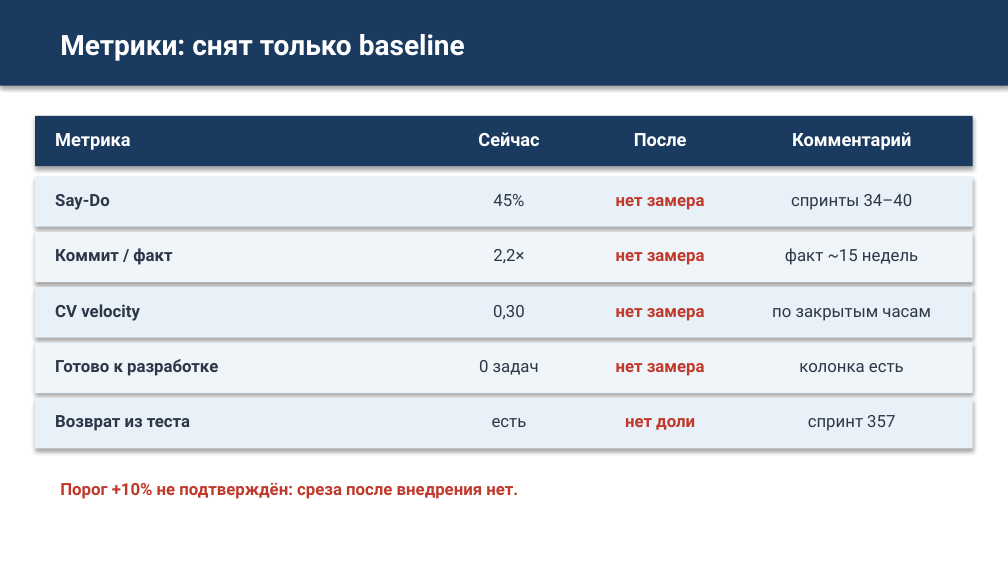
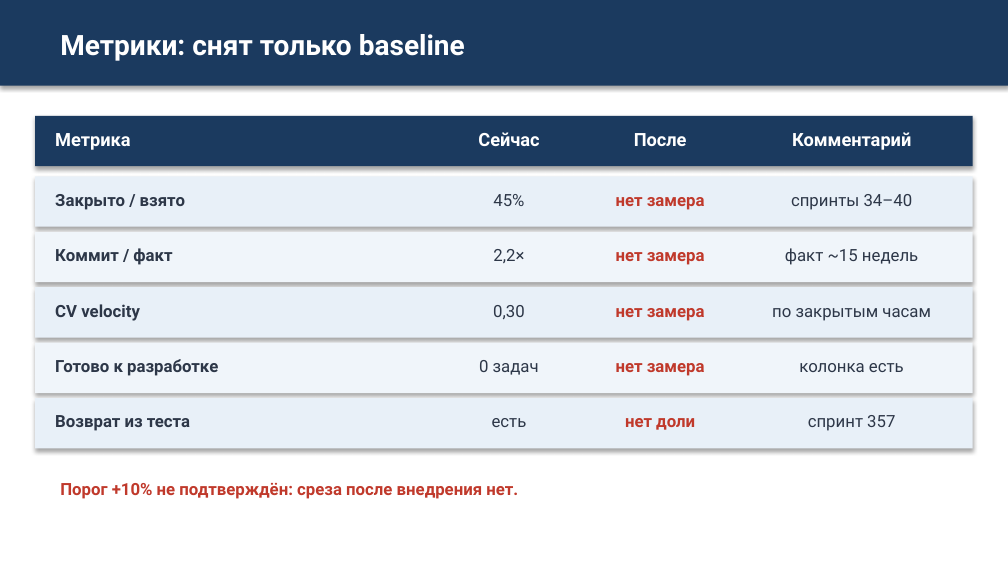
Before and after one commit to camelot270/otus_work, a slide deck: slide 15 of docs/Zashita_proekta_Skvoznoe_planirovanie.pptx. Drawn at 1008x567 pixels with LibreOffice and Linux fonts; fonts in the diff are those of the drawing. Boxes give left, top, right and bottom in pixels: in the first picture for what was removed or moved away, otherwise in the second. Text is boxed around its words. In the diff, an @@ line names an element or a change of style, - is before the commit and + after.

```diff
--- a/docs/Zashita_proekta_Skvoznoe_planirovanie.pptx
+++ b/docs/Zashita_proekta_Skvoznoe_planirovanie.pptx
@@ text at box(55, 194, 185, 210): text changed @@
-Say-Do
+Закрыто / взято
```
Also in this commit, not shown: 3 other slides changed.
